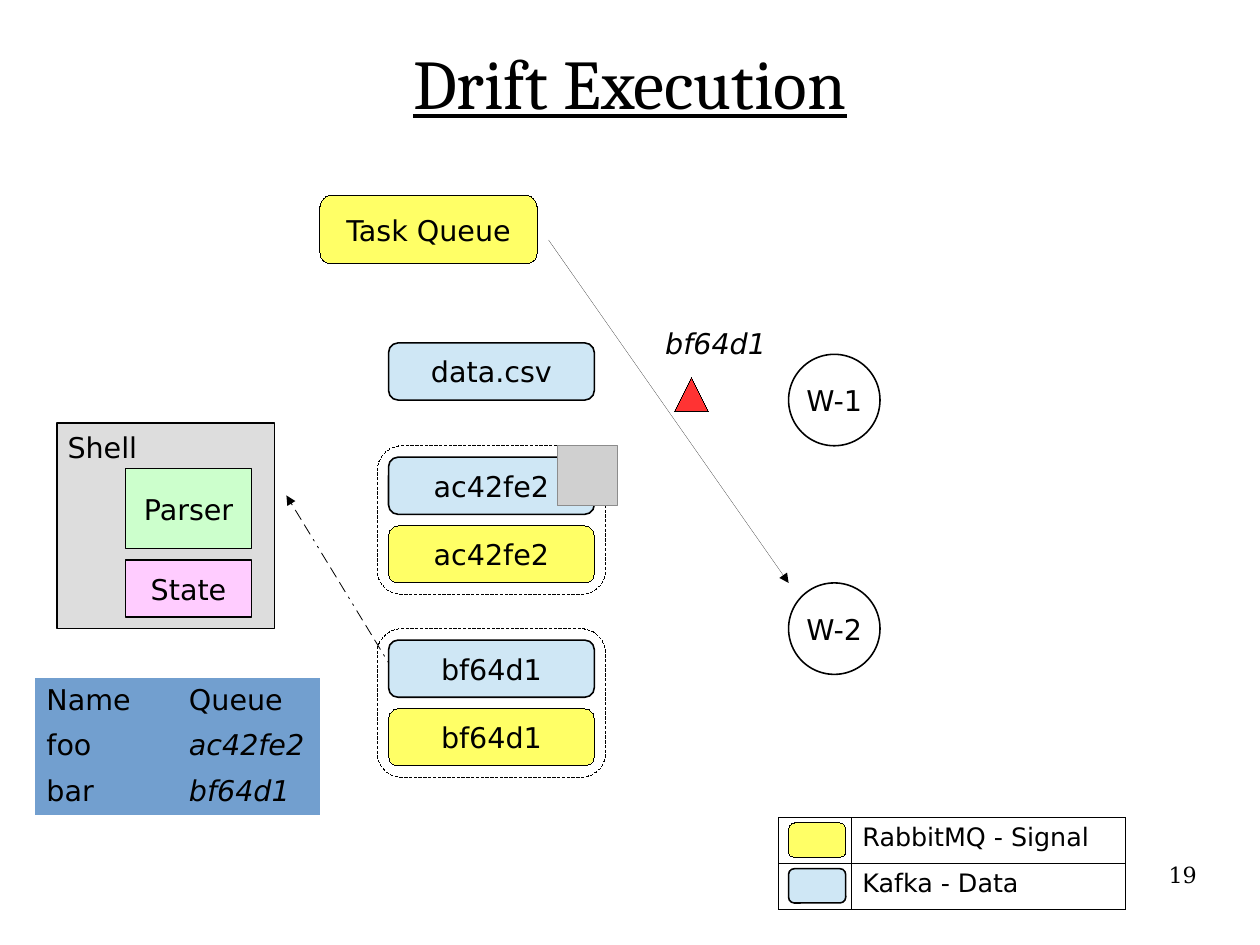
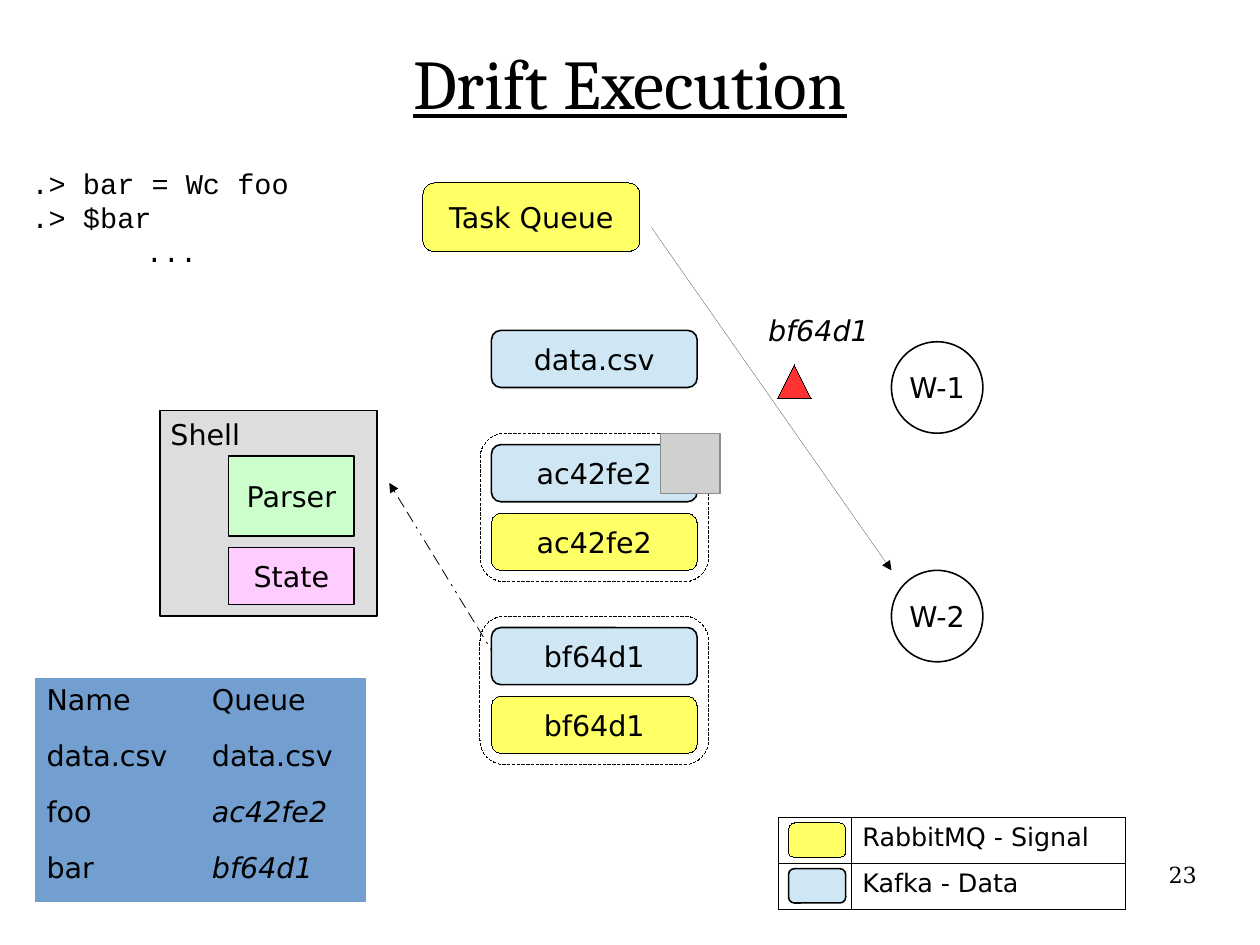
Before and after one commit to flange/drift-dev, a slide deck: slide 23 of presentation/hottopix/ht2.odp (slide 19 before the commit). Drawn at 1260x945 pixels with LibreOffice and Linux fonts; fonts in the diff are those of the drawing; grey boxes stand for pictures. Boxes give left, top, right and bottom in pixels: in the first picture for what was removed or moved away, otherwise in the second. Text is boxed around its words. In the diff, an @@ line names an element or a change of style, - is before the commit and + after.

```diff
--- a/presentation/hottopix/ht2.odp
+++ b/presentation/hottopix/ht2.odp
@@ text added at (83,173,288,230), 18 pt, text #000000 @@
+.> bar = Wc foo
+.> $bar
+...
@@ 2 ellipses, 2 rounded rectangles, 2 texts, 2 arrows, 1 rectangle: place and size @@
-2 ellipses, 2 rounded rectangles, 2 texts, 2 arrows, 1 rectangle at (68,240,880,697)
+2 ellipses, 2 rounded rectangles, 2 texts, 2 arrows, 1 rectangle at (170,228,983,685)
@@ triangle: place and size @@
-triangle at (675,377,709,412)
+triangle at (777,365,812,399)
@@ 6 rounded rectangles, 2 rectangles, 1 picture: place and size @@
-6 rounded rectangles, 2 rectangles, 1 picture at (57,196,617,777)
+6 rounded rectangles, 2 rectangles, 1 picture at (160,183,720,765)
@@ table at (35,678,367,902) @@
+row 2: data.csv | data.csv
@@ table: place and size @@
-table at (35,678,321,813)
+table at (35,678,367,902)
@@ page number at (1169,866,1197,884): text changed @@
-19
+23
```
Also in this commit, not shown: 26 other slides changed, 6 slides added, 1 other file.
